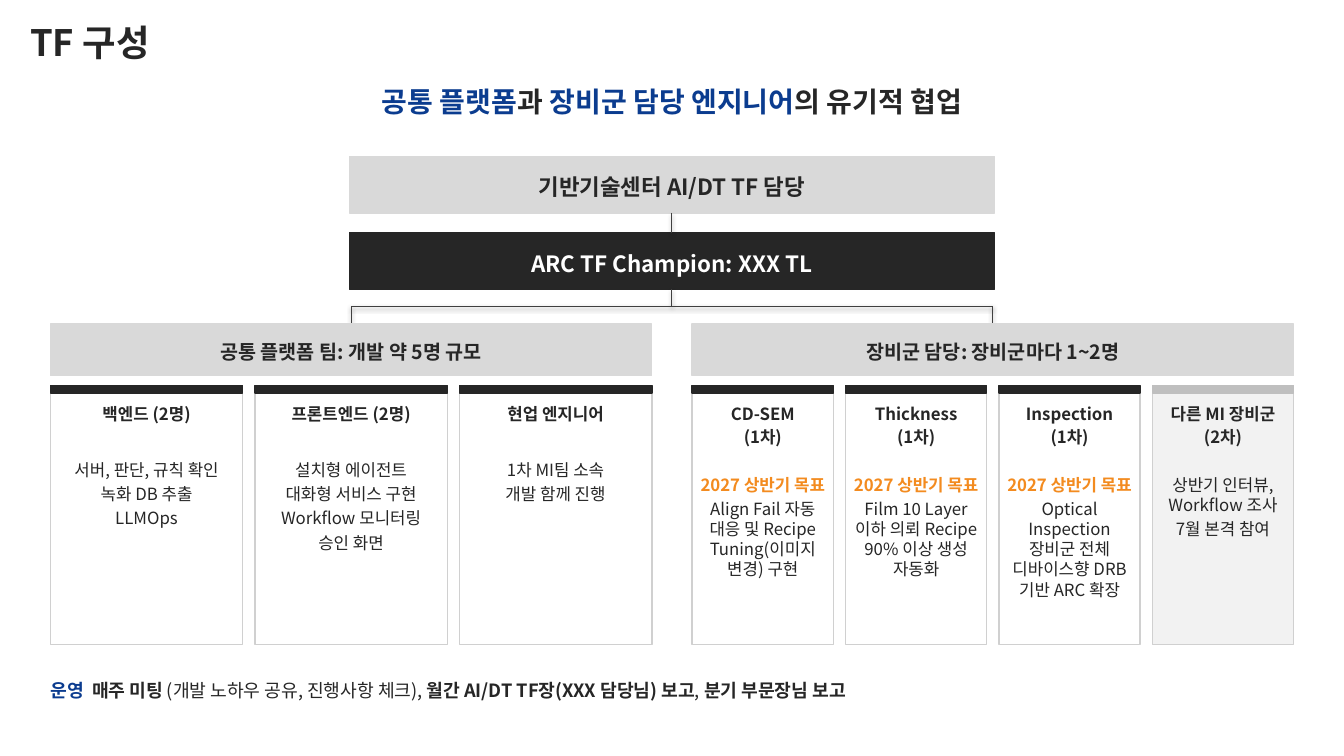
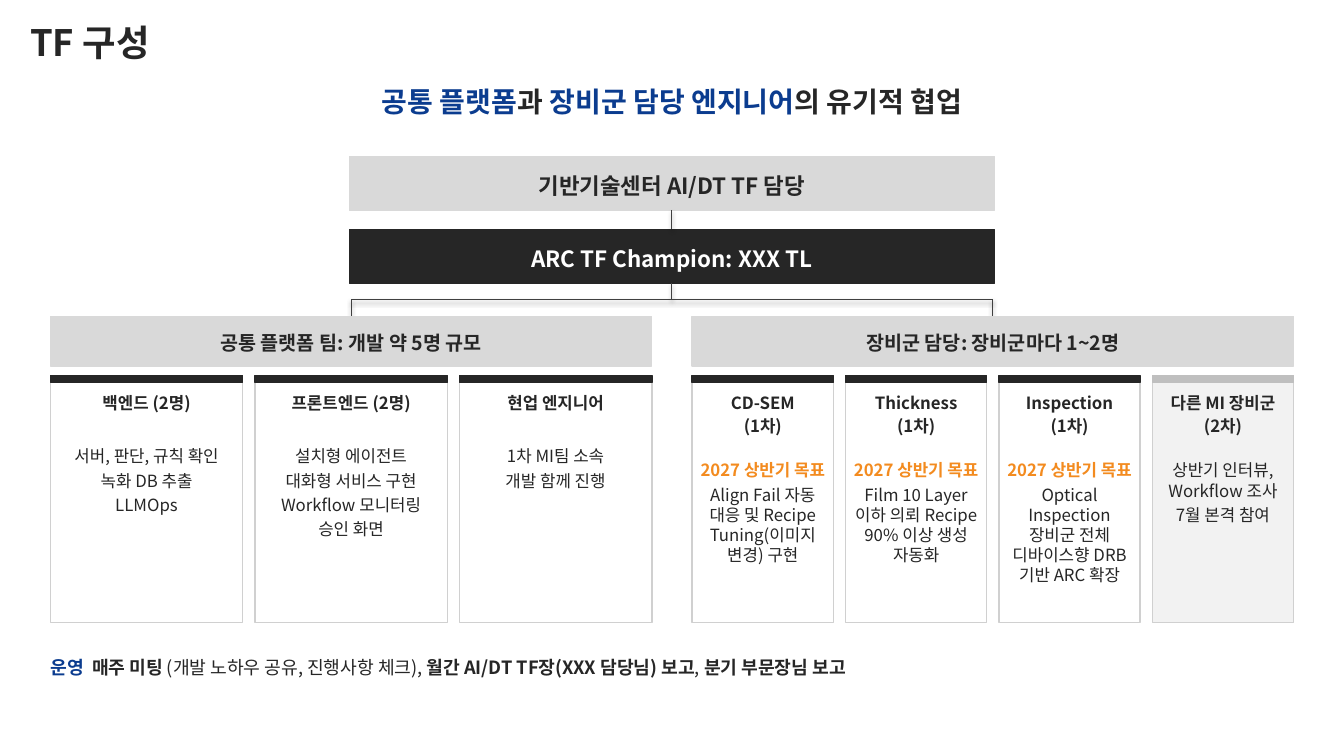
Before and after one commit to DarrenKoi/pm_notes, a slide deck: slide 3 of my-task/arc-tf/deliverables/arc-tf-proposal.pptx. Drawn at 1344x756 pixels with LibreOffice and Linux fonts; fonts in the diff are those of the drawing. Boxes give left, top, right and bottom in pixels: in the first picture for what was removed or moved away, otherwise in the second. Text is boxed around its words. In the diff, an @@ line names an element or a change of style, - is before the commit and + after.

```diff
--- a/my-task/arc-tf/deliverables/arc-tf-proposal.pptx
+++ b/my-task/arc-tf/deliverables/arc-tf-proposal.pptx
@@ line moved from (673, 213) - (673, 233) to (673, 211) - (673, 229) @@
@@ 4 lines, 3 texts, 3 rectangles: place and size @@
-4 lines, 3 texts, 3 rectangles at box(50, 233, 1295, 375)
+4 lines, 3 texts, 3 rectangles at box(50, 229, 1295, 366)
@@ rectangle: place and size @@
-rectangle at box(50, 385, 243, 644)
+rectangle at box(50, 375, 243, 622)
@@ rectangle: place and size @@
-rectangle at box(255, 385, 448, 644)
+rectangle at box(255, 375, 448, 622)
@@ rectangle: place and size @@
-rectangle at box(460, 385, 652, 644)
+rectangle at box(460, 375, 652, 622)
@@ rectangle: place and size @@
-rectangle at box(693, 385, 834, 644)
+rectangle at box(693, 375, 834, 622)
@@ rectangle: place and size @@
-rectangle at box(846, 385, 987, 644)
+rectangle at box(846, 375, 987, 622)
@@ rectangle: place and size @@
-rectangle at box(999, 385, 1140, 644)
+rectangle at box(999, 375, 1140, 622)
@@ 7 texts, 7 rectangles: place and size @@
-7 texts, 7 rectangles at box(50, 385, 1294, 447)
+7 texts, 7 rectangles at box(50, 375, 1294, 436)
@@ rectangle: place and size @@
-rectangle at box(1152, 385, 1294, 644)
+rectangle at box(1152, 375, 1294, 622)
@@ text "서버, 판단, 규칙 확인": place and size @@
-text "서버, 판단, 규칙 확인" at box(74, 462, 219, 528)
+text "서버, 판단, 규칙 확인" at box(74, 448, 219, 515)
@@ text "설치형 에이전트": place and size @@
-text "설치형 에이전트" at box(281, 462, 421, 551)
+text "설치형 에이전트" at box(281, 448, 421, 537)
@@ text "1차 MI팀 소속": place and size @@
-text "1차 MI팀 소속" at box(505, 462, 606, 502)
+text "1차 MI팀 소속" at box(505, 448, 606, 489)
@@ text "2027 상반기 목표": place and size @@
-text "2027 상반기 목표" at box(701, 477, 825, 578)
+text "2027 상반기 목표" at box(701, 462, 825, 564)
@@ text "2027 상반기 목표": place and size @@
-text "2027 상반기 목표" at box(854, 477, 978, 577)
+text "2027 상반기 목표" at box(854, 462, 978, 563)
@@ text "2027 상반기 목표": place and size @@
-text "2027 상반기 목표" at box(1007, 477, 1132, 598)
+text "2027 상반기 목표" at box(1007, 462, 1132, 583)
@@ text "상반기 인터뷰, Workflow 조사": place and size @@
-text "상반기 인터뷰, Workflow 조사" at box(1168, 477, 1278, 537)
+text "상반기 인터뷰, Workflow 조사" at box(1168, 462, 1278, 523)
@@ text "운영 매주 미팅 (개발 노하우 ...": place and size @@
-text "운영 매주 미팅 (개발 노하우 ..." at box(50, 681, 845, 701)
+text "운영 매주 미팅 (개발 노하우 ..." at box(50, 658, 845, 678)
```
Also in this commit, not shown: 8 other slides changed, 4 other files.
